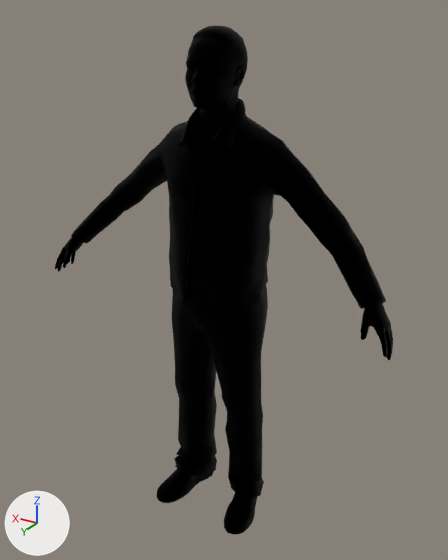
The glTF model props/locker/locker_exit.glb, before and after one commit.
Before and after are seen from a 50 mm lens placed at (-1.075, 1.761, 1.8), pointed at (-0.011, -0.011, 0.914). The axes (+X, +Y, +Z) are drawn at lower left. The lights are the same throughout. The first picture is the older version. Where no turn or scale is listed for an object, it has been applied to the vertices. Vertices at exactly the same position are counted once.

Objects in the first picture: 'm007_hipoly_81_bones'.
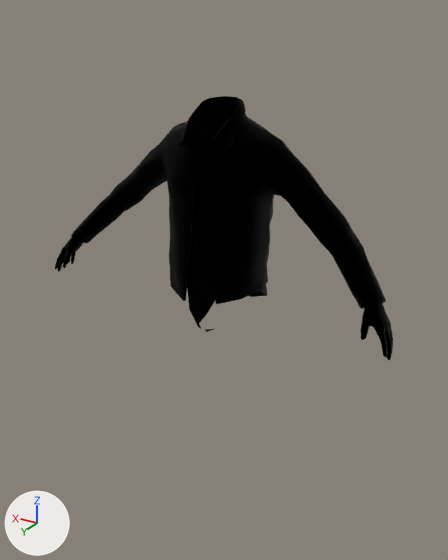
Pixel boxes (x1, y1, x2, y2) of what changed, in the pictures (448 x 560 px):
'm007_hipoly_81_bones', reshaped (48% shorter): before (55, 25, 393, 534); after (55, 96, 393, 360)
part 1 of me_mesh, deleted (black): before (185, 25, 248, 122)
part 2 of me_mesh, deleted (black): before (156, 288, 268, 534)

What the commit changed:
me_mesh is used by ob_m007_hipoly_81_bones; location (0.0, 0.0, 0.855).
me_mesh had 3383 vertices, 6722 faces and spanned x -0.67..0.67, y -0.16..0.2, z -0.9..0.91.
me_mesh now has 1424 vertices, 2801 faces and spans x -0.67..0.67, y -0.16..0.17, z -0.12..0.69.
me_mesh part 1: 1356 vertices removed from x -0.09..0.09, y -0.1..0.14, z 0.64..0.91.
me_mesh part 2: 457 vertices removed from x -0.21..0.21, y -0.11..0.2, z -0.9..0.01.
Other edits to the shape of me_mesh do not show in these pictures.
